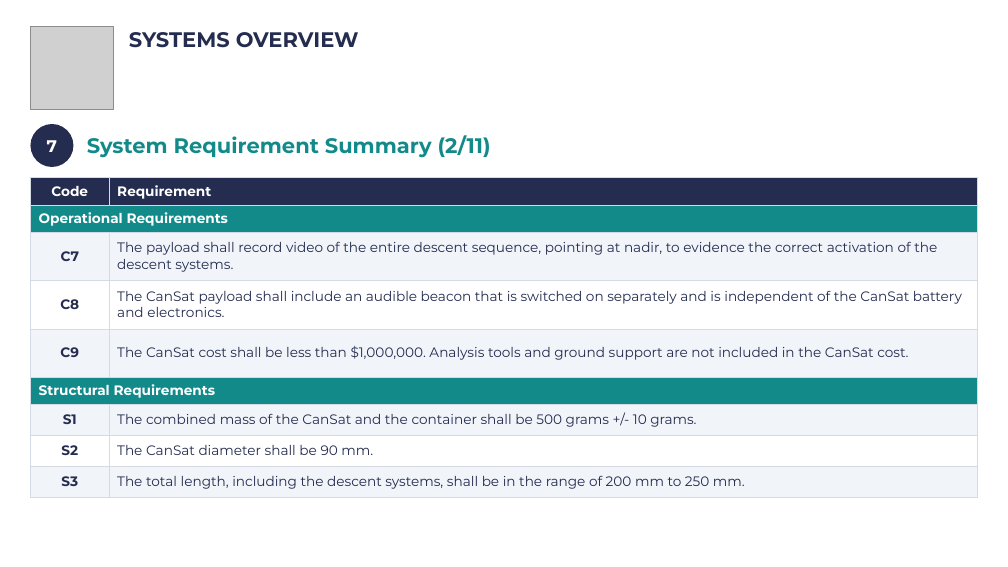
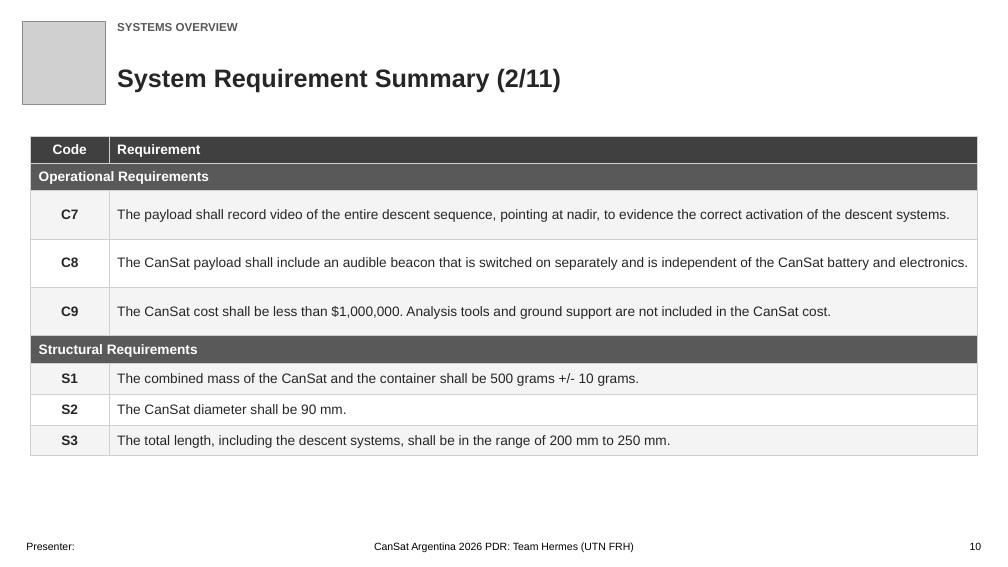
Before and after one commit to Caetano18/proyecto, a slide deck: slide 10 of cansat_pdr/laminas_plantilla/CanSat_PDR_Hermes_completo.pptx. Drawn at 1008x567 pixels with LibreOffice and Linux fonts; fonts in the diff are those of the drawing; grey boxes stand for pictures; background and template pictures are left out. Boxes give left, top, right and bottom in pixels: in the first picture for what was removed or moved away, otherwise in the second. Text is boxed around its words. In the diff, an @@ line names an element or a change of style, - is before the commit and + after.

```diff
--- a/cansat_pdr/laminas_plantilla/CanSat_PDR_Hermes_completo.pptx
+++ b/cansat_pdr/laminas_plantilla/CanSat_PDR_Hermes_completo.pptx
@@ picture: place and size @@
-picture at [30, 26, 113, 109]
+picture at [23, 21, 106, 104]
@@ text "SYSTEMS OVERVIEW": place and size @@
-text "SYSTEMS OVERVIEW" at [129, 32, 359, 48]
+text "SYSTEMS OVERVIEW" at [117, 23, 238, 31]
@@ text "SYSTEMS OVERVIEW" at [117, 23, 238, 31]: size 20 to 11 pt, font Montserrat to Arial, text colour #242C4F to #595959 @@
@@ text "System Requirement Summary (2/11)": place and size @@
-text "System Requirement Summary (2/11)" at [87, 135, 491, 158]
+text "System Requirement Summary (2/11)" at [117, 68, 561, 92]
@@ text "System Requirement Summary (2/11)" at [117, 68, 561, 92]: size 20 to 24 pt, font Montserrat to Arial, text colour #138A8A to #262626 @@
@@ table at [30, 136, 978, 456] @@
@@ fill #242C4F to #404040 in row 1 @@
@@ fill #138A8A to #595959 in 2 cells @@
@@ fill #F1F4F9 to #F4F4F4 in 8 cells @@
@@ font Montserrat to Arial @@
@@ text colour #242C4F to #262626 in "C7", "The payload shall record video of the ...", "C8", "The CanSat payload shall include an audible ..." and 8 more places @@
@@ borders changed @@
@@ table: place and size @@
-table at [30, 178, 978, 498]
+table at [30, 136, 978, 456]
@@ ellipse removed at [30, 124, 73, 167] @@
-7
@@ text added at [26, 542, 74, 550], 10 pt, text #000000 @@
+Presenter:
@@ text added at [374, 542, 634, 552], 10 pt, text #000000 @@
+CanSat Argentina 2026 PDR: Team Hermes (UTN FRH)
@@ text added at [970, 542, 982, 550], 10 pt, text #000000 @@
+10
```
Also in this commit, not shown: 105 other slides changed, 42 other files.
